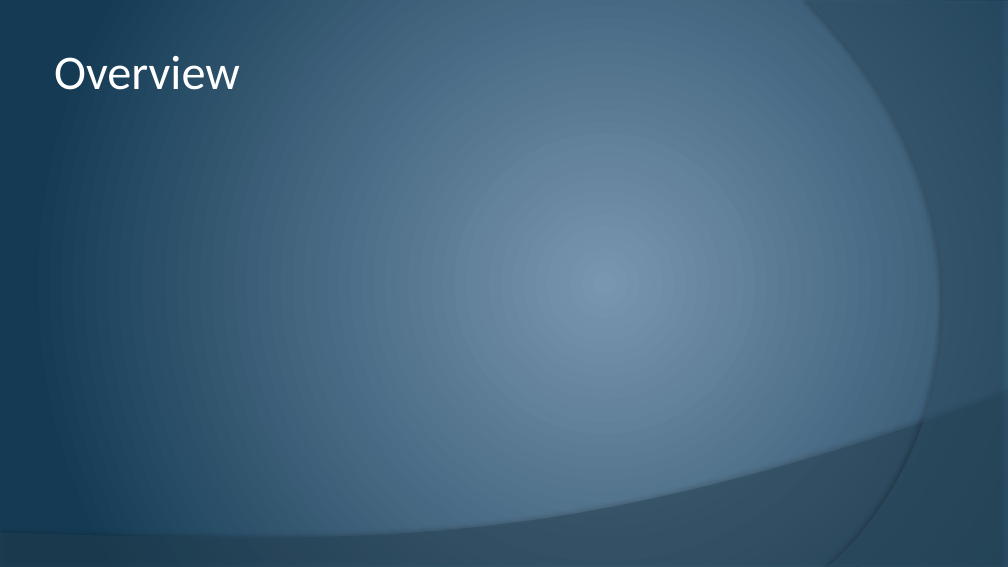
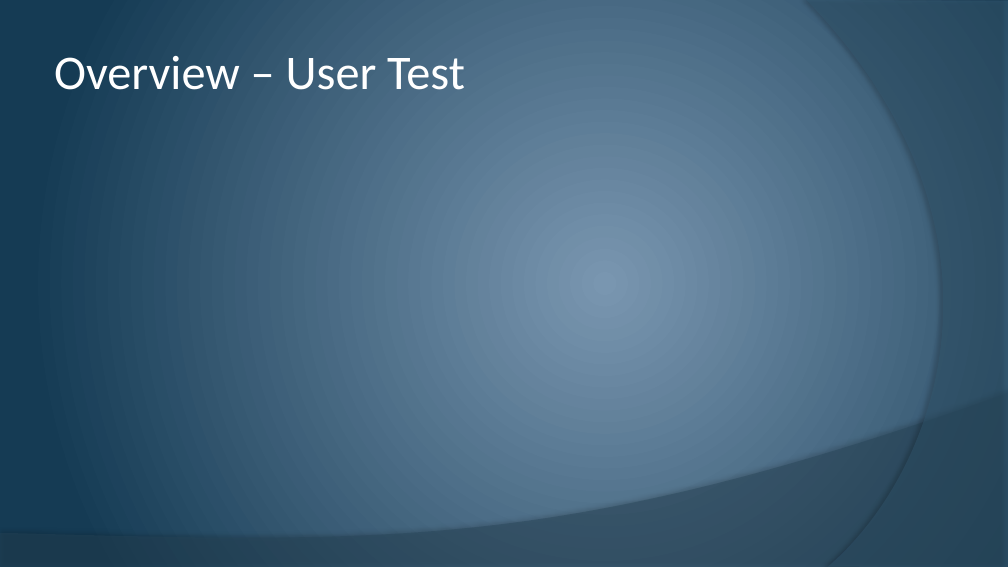
Before and after one commit to cstultz/cis234, a slide deck: slide 8 of assigns/assign10/t1-a10.pptx. Drawn at 1008x567 pixels with LibreOffice and Linux fonts; fonts in the diff are those of the drawing. Boxes give left, top, right and bottom in pixels: in the first picture for what was removed or moved away, otherwise in the second. Text is boxed around its words. In the diff, an @@ line names an element or a change of style, - is before the commit and + after.

```diff
--- a/assigns/assign10/t1-a10.pptx
+++ b/assigns/assign10/t1-a10.pptx
@@ title at bbox=[54, 56, 465, 90]: text changed @@
-Overview
+Overview – User Test
```
Also in this commit, not shown: 3 other slides changed, 7 slides added, 2 slides removed, 2 other files.
